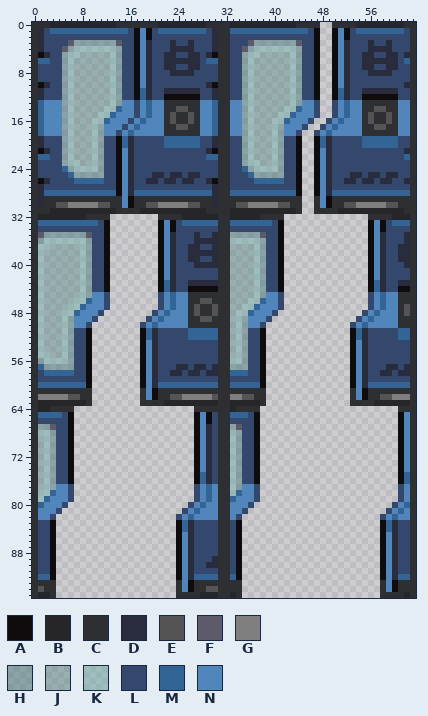
Sprite sheet: Resources/Textures/Structures/Doors/Airlocks/Glass/security.rsi/opening.png. That is the earlier state.
The file is 64x96 pixels.
Palette (. is transparent): A #0e0c0c  B #25252a  C #2e2f33  D #282c3c  E #545454  F #5c5a6b  G #7f7f7f  H #517d8087  J #5f8b8879  K #76b0ab8a  L #34476c  M #326496  N #5186bc
After:
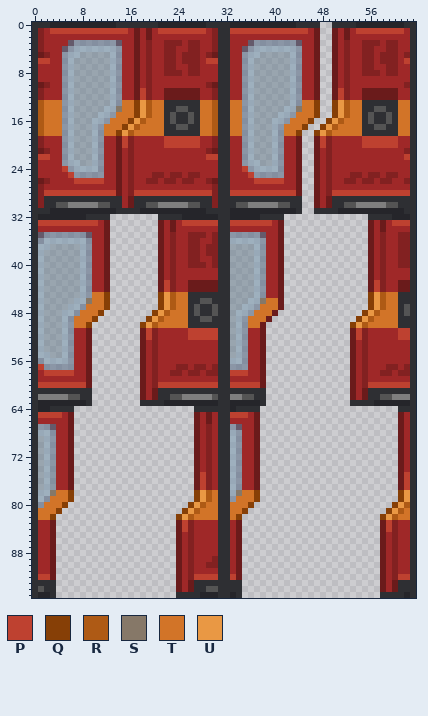
Colours new in this view: P #be4130  Q #863f06  R #ae5a15  S #867868  T #d27428  U #e99844
Changes in this commit:
colour A: #0e0c0c -> #6a1b1b
colour D: #282c3c -> #822121
colour F: #5c5a6b -> #655a6b
colour H: #517d8087 -> #51668187
colour J: #5f8b8879 -> #5f798b79
colour K: #76b0ab8a -> #7797af8a
colour L: #34476c -> #9f2828
Changed rows in their new state; - is a pixel that keeps its letter.
first column x 1:
 1 --PPPPPPPPPPPPP--L--PPPPPPPP----PPPPPPPPPPPPP-----L--PPPPPPPP-
 2 -----------------L--------------------------------L-----------
 3 -----------------L---D-D--D-----------------------L---D-D--D--
 4 -----------------L---D-LL-D-----------------------L---D-LL-D--
 5 -----------------L------D-------------------------L------D----
 6 PP---------------L-----L----PP--------------------L-----L----P
 7 -----------------L--------------------------------L-----------
 8 -----------------L---D--L-D-----------------------L---D--L-D--
 9 -----------------L--------------------------------L-----------
10 -----------------L--------------------------------L-----------
11 -----------------P---AAAAAA-----------------------P---AAAAAA--
12 -----------------P--------------------------------P-----------
13 RTTT----------TTQURTT------TTR--TT----------TTQ--QURTT------TT
14 RTTT---------STTQURTT------TTR--TT---------STTQ--QURTT------TT
15 RTTT--------HTTTQURTT------TTR--TT--------HTTTQ--QURTT------TT
16 RTTT-------HTTTQURTTT------TTR--TT-------HTTTQ--QURTTT------TT
17 RTTT-------TTTQURTTTT------TTR--TT-------TTTQ--QURTTTT------TT
18 RTTT-------TTQURTTTTT------TTR--TT-------TTQ--QURTTTTT------TT
19 --------------P------PPPPPP--------------------P------PPPPPP--
20 --------------P------PPPPPP--------------------P------PPPPPP--
21 --------------L--------------------------------L--------------
22 PP------------L-------------PP-----------------L-------------P
23 --------------L--------------------------------L--------------
24 ----P---------L-------------------P------------L--------------
25 -----P--------L--------------------P-----------L--------------
26 ------PPPPP---L---------------------PPPPP------L--------------
27 --------------L--------------------------------L--------------
28 -PPPPPPPPPPPP-L-PPPPPPPPPPPPP---PPPPPPPPPPP----L-PPPPPPPPPPPPP
29 --------------L-------------------------------AL--------------
30 --------------L-------------------------------AL--------------
33 PPPPPPPPPP-----------L--PPPPPP--PPPPPPP-----------------L--PPP
34 ---------------------L----------------------------------L-----
35 ---------------------L---D-D----------------------------L---D-
36 ---------------------L---D-LL---------------------------L---D-
37 ---------------------L------D---------------------------L-----
38 ---------------------L-----L----------------------------L-----
39 ---------------------L----------------------------------L-----
40 ---------------------L---D--L---------------------------L---D-
41 ---------------------L----------------------------------L-----
42 ---------------------L----------------------------------L-----
43 ---------------------P---AAAAA--------------------------P---AA
44 ---------------------P----------------------------------P-----
45 ---------TTQ--------QURTT-------------LLA--------------QURTT--
46 --------STTQ--------QURTT------------STTA--------------QURTT--
47 -------HTTTQ--------QURTT-----------HTTTA--------------QURTT--
48 ------HTTTQ--------QURTTT----------HTTTA--------------QURTTT--
49 ------TTTQ--------QURTTTT----------TTTA--------------QURTTTT--
50 ------TTQ--------QURTTTTT----------TTA--------------QURTTTTT--
51 ------------------P------PPPPP-----------------------P------PP
52 ------------------P------PPPPP-----------------------P------PP
53 ------------------L----------------------------------L--------
54 ------------------L----------------------------------L--------
55 ------------------L----------------------------------L--------
56 ------------------L----------------------------------L--------
57 P-----------------L----------------------------------L--------
58 -PPPPP------------L-------------PPP------------------L--------
59 ------------------L----------------------------------L--------
60 PPPPPPPP----------L-PPPPPPPPPP--PPPPP----------------L-PPPPPPP
61 -----------------AL---------------------------------AL--------
62 -----------------AL---------------------------------AL--------
65 PPPP-----------------------L----PPP--------------------------L
66 ---------------------------L---------------------------------L
67 ---------------------------L---------------------------------L
68 ---------------------------L---------------------------------L
69 ---------------------------L---------------------------------L
70 ---------------------------L---------------------------------L
71 ---------------------------L---------------------------------L
72 ---------------------------L---------------------------------L
73 ---------------------------L---------------------------------L
74 ---------------------------L---------------------------------L
75 ---------------------------P---------------------------------P
76 ---------------------------P---------------------------------P
77 ---LLA--------------------APDL----LLA-----------------------AP
78 --STTQ--------------------QURT---STTQ-----------------------QU
79 -HTTTQ--------------------QURT--HTTTQ-----------------------QU
80 HTTTQ--------------------QURTT--TTTQ-----------------------QUR
81 TTTQ--------------------QURTTT--TTQ-----------------------QURT
82 TTQ--------------------QURTTTT--TQ-----------------------QURTT
83 ------------------------P---------------------------------P---
84 ------------------------P---------------------------------P---
85 ------------------------L---------------------------------L---
86 ------------------------L---------------------------------L---
87 ------------------------L---------------------------------L---
88 ------------------------L---------------------------------L---
89 ------------------------L---------------------------------L---
90 ------------------------L---------------------------------L---
91 ------------------------L---------------------------------L---
92 PP----------------------L-PPPP--P-------------------------L-PP
93 -----------------------AL--------------------------------AL---
94 -----------------------AL--------------------------------AL---
